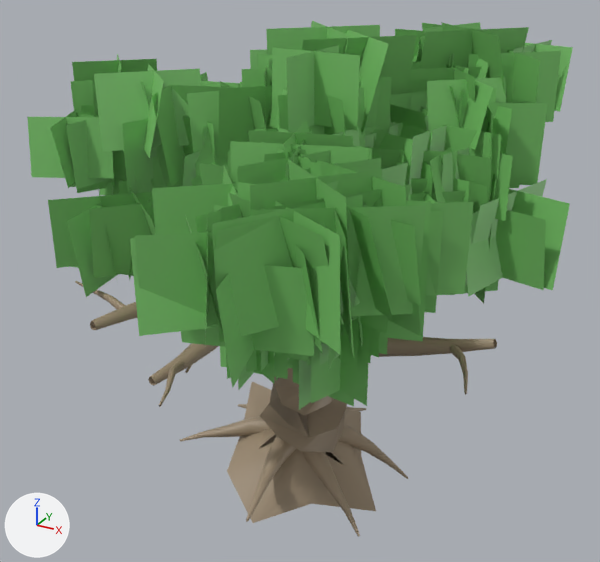
What one commit did to the glTF model assets/props/garden_tree.glb.
One viewpoint serves both versions: a 50 mm lens placed at (6.5, -11.82, 9.36), pointed at (0.85, -1.55, 4.22). The lights are fixed; the arrows at lower left show +X, +Y and +Z. The older version comes first. Vertices at exactly the same position are counted once.

Script lines for the objects in view, before the commit:
```python
me_gardentree_002 = bpy.data.meshes.new('GardenTree.002')
me_gardentree_002.from_pydata(...)  # 4469 vertices, 3994 faces; spans x -3.14..4.5, y -6.44..2.47, z -0.81..7.88
# faces by material slot: [2538, 1456]
me_gardentree_002.materials.append(mat_bark)
me_gardentree_002.materials.append(mat_leaves)
ob_gardentree = bpy.data.objects.new('GardenTree', me_gardentree_002)
ob_gardentree.location = (0.0, 0.0, 0.0)
```
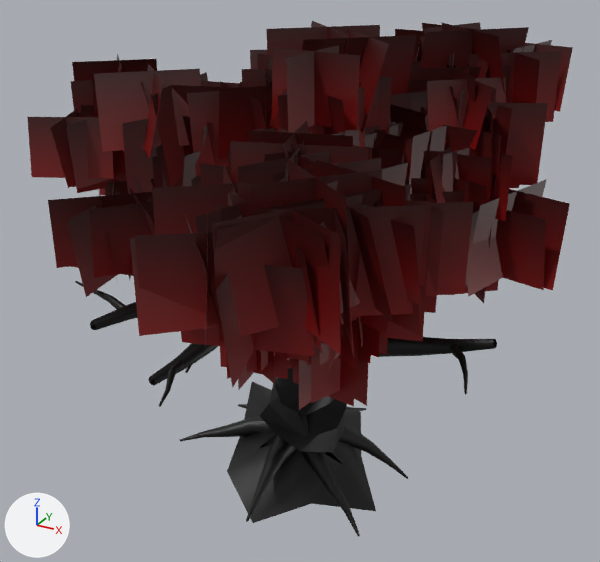
Location of each change, [x1, y1, x2, y2] in pixels of the pictures (600 x 562 px):
part 1 of me_gardentree_002, recoloured (darker): [75, 281, 497, 536] in both
part 2 of me_gardentree_002, recoloured (darker): [27, 21, 573, 410] in both

Diff of the bpy script that builds the scene:
```diff
--- a/assets/props/garden_tree.glb.py
+++ b/assets/props/garden_tree.glb.py
@@ me_gardentree_002 @@
 me_gardentree_002.from_pydata(...)  # 4469 vertices, 3994 faces; spans x -3.14..4.5, y -6.44..2.47, z -0.81..7.88
 # used by ob_gardentree; location = (0.0, 0.0, 0.0)
+# me_gardentree_002 part 1: 2538 faces centred in x -2.0..3.95, y -5.16..2.09, z -0.6..6.86 are repainted in the vertex colours; the middle colour goes from white #ffffff to black #000000
+# me_gardentree_002 part 2: 1456 faces centred in x -2.72..3.91, y -6.07..1.92, z 4.2..7.47 are repainted in the vertex colours; the middle colour goes from white #ffffff to red #c90000
 me_gardentree_002.materials.append(mat_bark)
```
